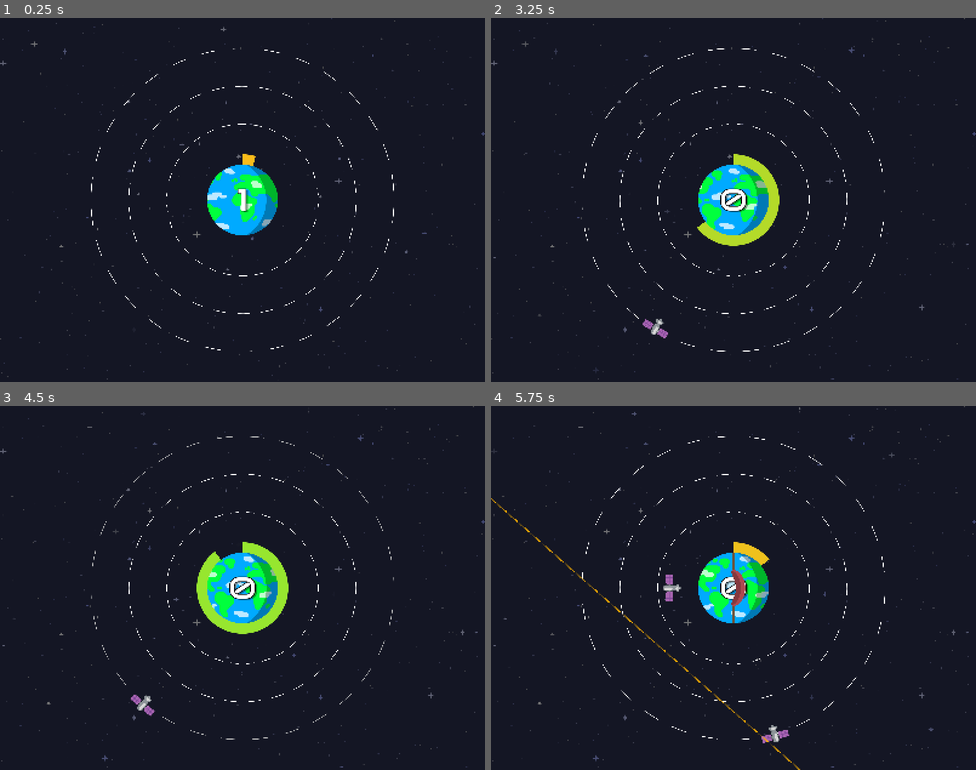
Above: before the commit, frames 1-4 (two rows, left to right).
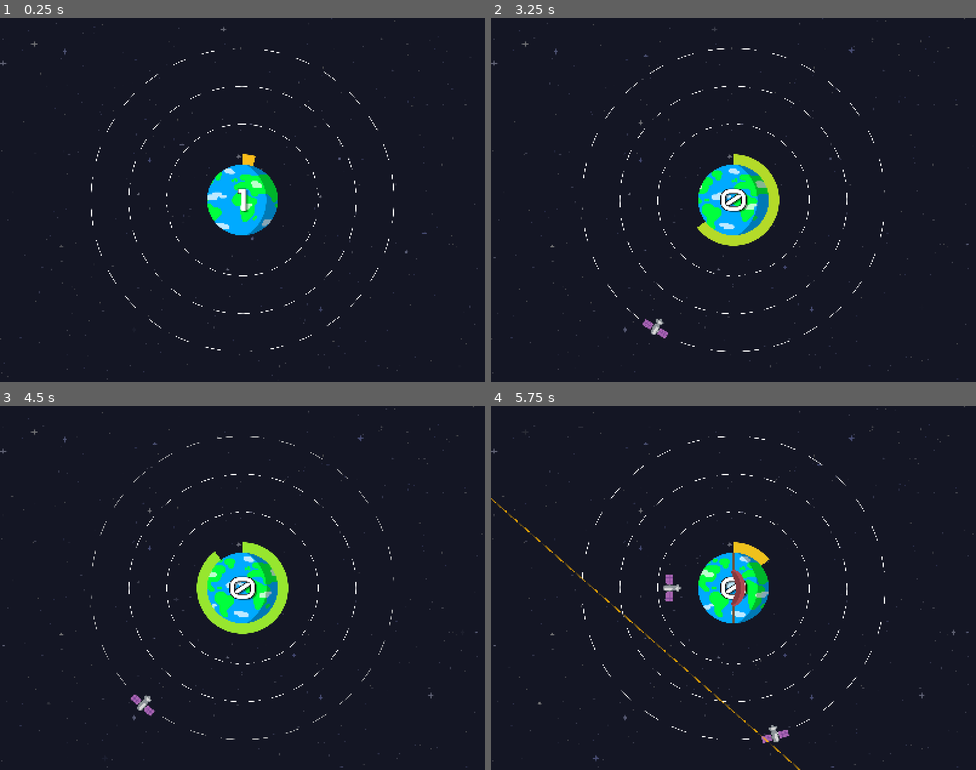
Above: after the commit, the same moments.

Repository: Andreas-R/GmtkJam2025
Game: Godot game, scene res://Scenes/_Asteroids.tscn
Two runs of this game, one before a commit and one after it. Both use one fixed random seed, a clock stepped at 60 frames per second and the inputs below. This scene is started directly instead of the project's main scene.
Inputs (mouse positions are in pixels of both pictures, inside the frame that each line leads up to):
- Up to frame 1 (0.25 s): no input
- Up to frame 2 (3.25 s): drag from (733, 200) to (782, 119) at 0.52 s; drag from (733, 200) to (709, 272) at 1.27 s; move the mouse to (733, 200) at 2.02 s; click (733, 200) at 2.1 s; drag from (733, 200) to (588, 145) at 2.77 s
- Up to frame 3 (4.5 s): move the mouse to (388, 642) at 3.52 s; click (388, 642) at 3.6 s; drag from (97, 533) to (242, 588) at 4.27 s
- Up to frame 4 (5.75 s): move the mouse to (757, 588) at 5.02 s; click (757, 588) at 5.1 s

The runs differ from the first frame. In frame 1, less than 0.1% of the frame differs, in the area x 12-100%, y 10-63%; in frame 2, less than 0.1%; in frame 3, 0.1%; in frame 4, 0.1%, in the area x 0-100%, y 0-90%.

Commit message:
Update Camera2D.tscn

Diff:
--- a/gmtkjam2025/Prefabs/Camera2D.tscn
+++ b/gmtkjam2025/Prefabs/Camera2D.tscn
@@ -33,7 +33,7 @@
 
 [node name="CrossStarsParticleSystem" type="CPUParticles2D" parent="."]
 z_index = -100
-amount = 300
+amount = 200
 texture = ExtResource("2_63k0p")
 lifetime = 10.0
 preprocess = 10.0
